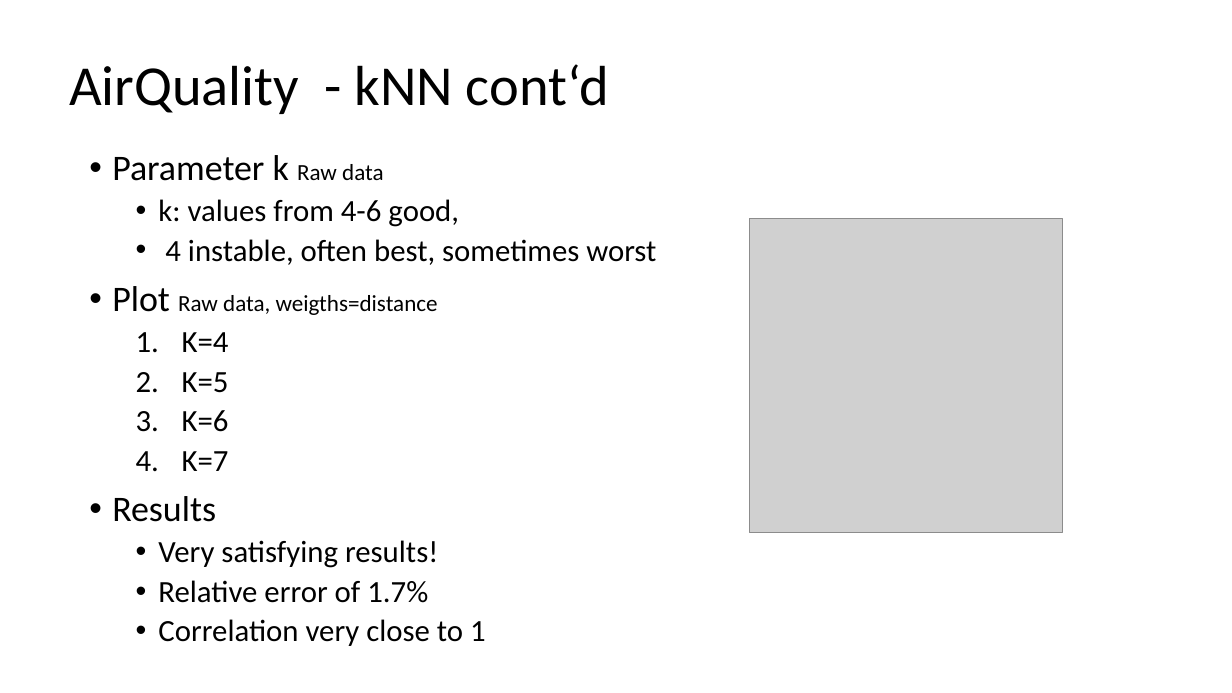
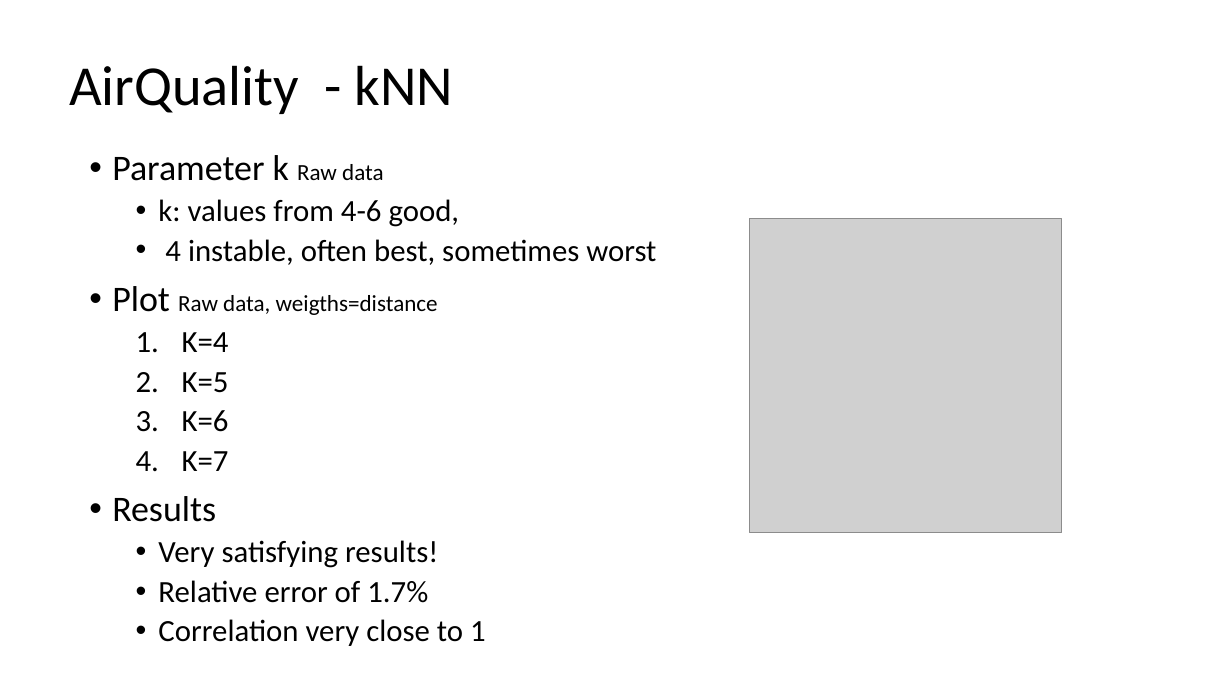
Before and after one commit to pstroppa/machine_learning, a slide deck: slide 31 of Machine_Learning_E1_o1.pptx. Drawn at 1232x693 pixels with LibreOffice and Linux fonts; fonts in the diff are those of the drawing; grey boxes stand for pictures; background and template pictures are left out. Boxes give left, top, right and bottom in pixels: in the first picture for what was removed or moved away, otherwise in the second. Text is boxed around its words. In the diff, an @@ line names an element or a change of style, - is before the commit and + after.

```diff
--- a/Machine_Learning_E1_o1.pptx
+++ b/Machine_Learning_E1_o1.pptx
@@ text at bbox=[69, 65, 453, 114]: text changed @@
-AirQuality - kNN cont‘d
+AirQuality - kNN
```
Also in this commit, not shown: 2 other slides changed, 1 other file.
